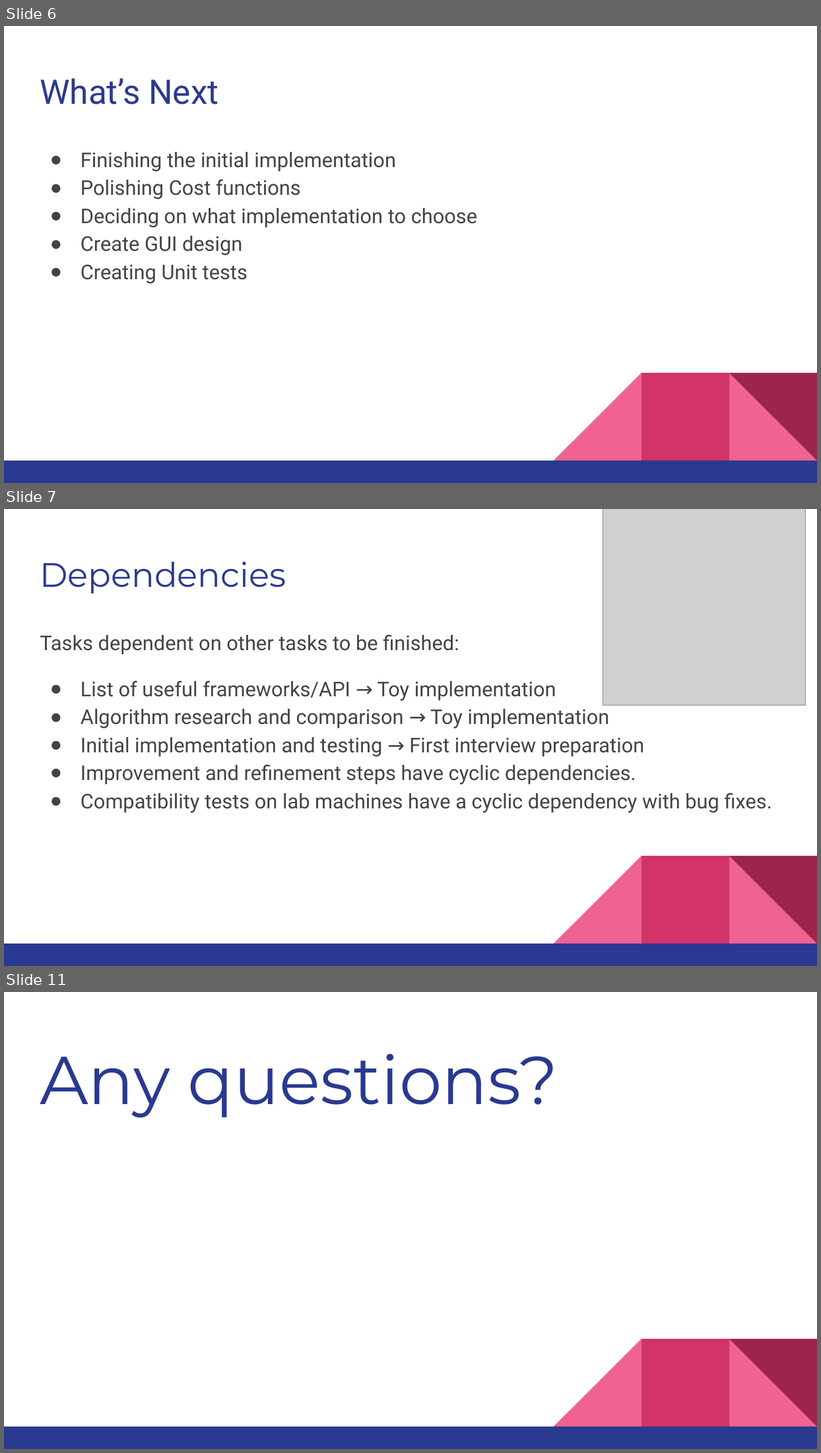
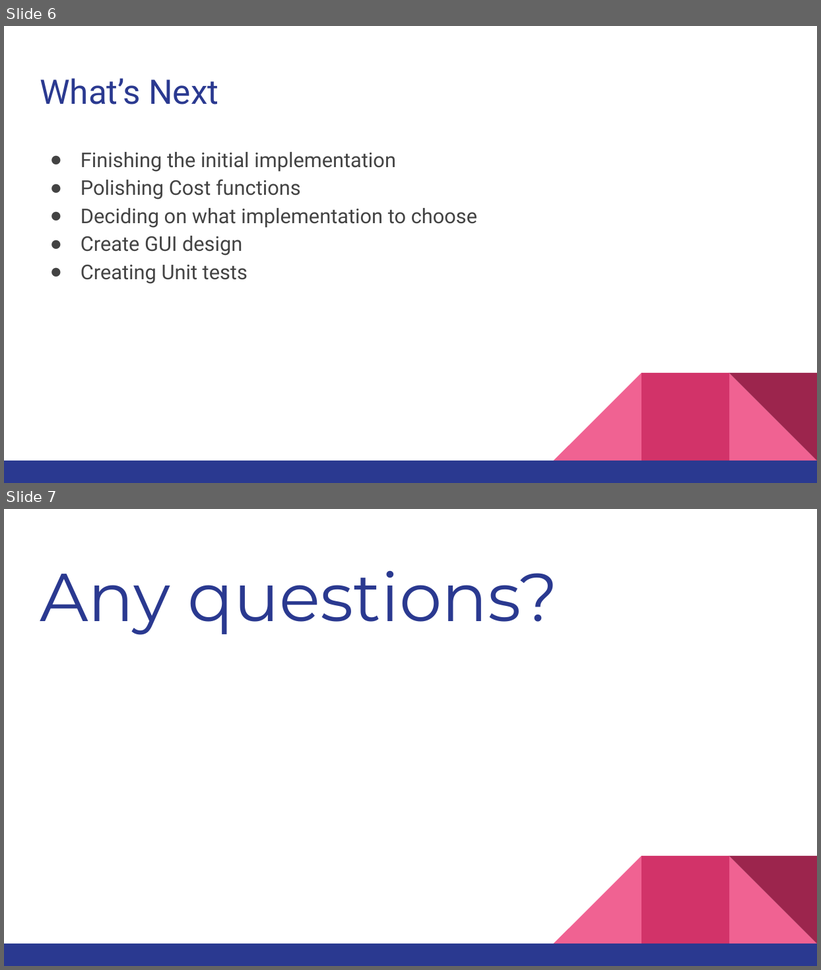
Before and after one commit to Ormulsoft/Task-Scheduler, a slide deck: Plan/Plan Presentation 2.pptx. Shown one above the other, each under a label of ours: slides 6, 7 and 11 before the commit, slides 6 and 7 after it; the slides between them are not shown. The pictures are 821x1453 and 821x970 pixels, drawn with LibreOffice and Linux fonts; fonts in the diff are those of the drawing; grey boxes stand for pictures. Boxes give left, top, right and bottom in pixels: in the first picture for what was removed or moved away, otherwise in the second. Text is boxed around its words. In the diff, an @@ line names an element or a change of style, - is before the commit and + after.

```diff
--- a/Plan/Plan Presentation 2.pptx
+++ b/Plan/Plan Presentation 2.pptx
@@ slide 7 removed at bbox=[4, 509, 817, 966], background #FFFFFF; not listed: 5 template elements that a slide beside it also shows @@
@@ picture removed at bbox=[603, 509, 806, 705] @@
@@ title removed at bbox=[40, 562, 286, 593] @@
-Dependencies
@@ text removed at bbox=[40, 634, 772, 813] @@
-Tasks dependent on other tasks to be finished:
-● List of useful frameworks/API → Toy implementation
-● Algorithm research and comparison → Toy implementation
-● Initial implementation and testing → First interview preparation
-● Improvement and refinement steps have cyclic dependencies.
-● Compatibility tests on lab machines have a cyclic dependency with bug fixes.
@@ what was slide 11 is now slide 7 @@
```
Also in this commit, not shown: 2 slides changed, 2 slides added, 5 other slides removed.
